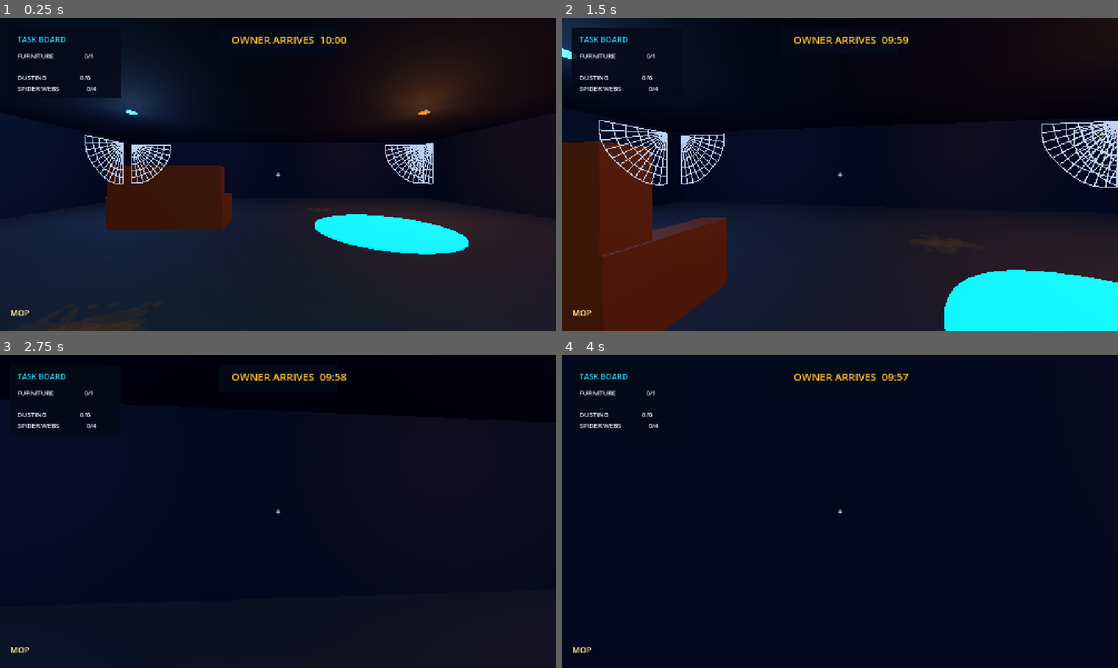
Above: before the commit, frames 1-4 (two rows, left to right).
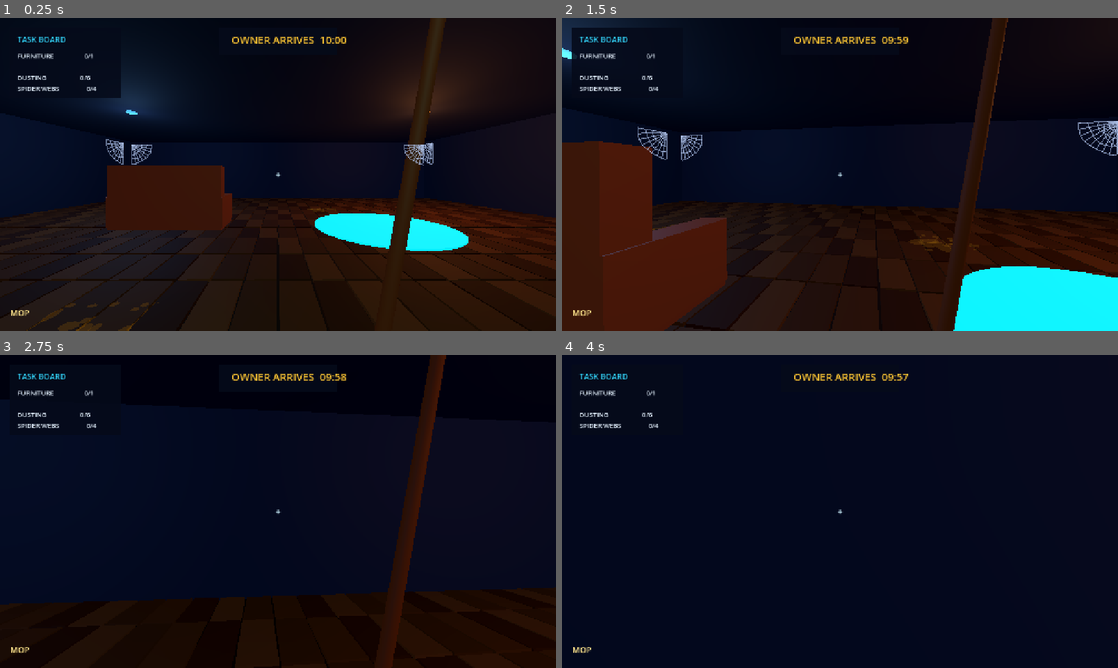
Above: after the commit, the same moments.

Repository: hisir-sys/buildathon-bdmi26-
Game: Godot game, scene res://scenes/main_room.tscn
Two runs of this game, one before a commit and one after it. Both use one fixed random seed, a clock stepped at 60 frames per second and the inputs below.
Inputs (mouse positions are in pixels of both pictures, inside the frame that each line leads up to):
- Up to frame 1 (0.25 s): no input
- Up to frame 2 (1.5 s): move the mouse to (867, 174) at 0.52 s; hold E (interact) 0.53-1.28 s; hold W (move_forward) from 0.53 s (still down); click (867, 174) at 0.67 s; move the mouse to (812, 174) at 1.27 s; tap E (interact) at 1.35 s
- Up to frame 3 (2.75 s): keep holding W (move_forward); move the mouse to (289, 505) at 2.02 s; hold E (interact) from 2.03 s (still down)
- Up to frame 4 (4 s): keep holding W (move_forward); move the mouse to (834, 517) at 2.77 s; release E (interact) at 2.78 s; tap E (interact) at 2.85 s; click (834, 517) at 2.92 s; move the mouse to (878, 514) at 3.52 s; hold E (interact) from 3.53 s (still down)

The runs differ from the first frame. In frame 1, 35% of the frame differs, in the area x 0-100%, y 0-100%; in frame 2, 28%; in frame 3, 25%; in frame 4, less than 0.1%.

Commit message:
tiles and spiderweb added

Diff:
--- a/project.godot
+++ b/project.godot
@@ -1,10 +1,5 @@
-; Engine configuration file.
-; It's best edited using the editor UI and not directly,
-; since the parameters that go here are not all obvious.
-;
-; Format:
-;   [section] ; section goes between []
-;   param=value ; assign values to parameters
+; The Cleaner - interaction milestone
+; Godot 4.7.2
 
 config_version=5
 
@@ -30,21 +25,25 @@
 "events": [Object(InputEventKey,"resource_local_to_scene":false,"resource_name":"","device":-1,"window_id":0,"alt_press …(192 unchanged characters)…
 ]
 }
+
 move_backward={
 "deadzone": 0.5,
 "events": [Object(InputEventKey,"resource_local_to_scene":false,"resource_name":"","device":-1,"window_id":0,"alt_press …(192 unchanged characters)…
 ]
 }
+
 move_left={
 "deadzone": 0.5,
 "events": [Object(InputEventKey,"resource_local_to_scene":false,"resource_name":"","device":-1,"window_id":0,"alt_press …(191 unchanged characters)…
 ]
 }
+
 move_right={
 "deadzone": 0.5,
 "events": [Object(InputEventKey,"resource_local_to_scene":false,"resource_name":"","device":-1,"window_id":0,"alt_press …(192 unchanged characters)…
 ]
 }
+
 interact={
 "deadzone": 0.5,
 "events": [Object(InputEventKey,"resource_local_to_scene":false,"resource_name":"","device":-1,"window_id":0,"alt_press …(192 unchanged characters)…
--- a/scenes/main_room.tscn
+++ b/scenes/main_room.tscn
@@ -7,6 +7,7 @@
 [ext_resource type="Script" path="res://scripts/game_manager.gd" id="5_game_manager"]
 [ext_resource type="Script" path="res://scripts/dust_spot.gd" id="6_dust_spot"]
 [ext_resource type="Script" path="res://scripts/spider_web.gd" id="7_spider_web"]
+[ext_resource type="Script" path="res://scripts/floor_tiles.gd" id="8_floor_tiles"]
 
 [sub_resource type="Environment" id="Environment_room"]
 background_mode = 1
@@ -27,8 +28,8 @@
 size = Vector3(20, 0.2, 20)
 
 [sub_resource type="StandardMaterial3D" id="Material_floor"]
-albedo_color = Color(0.2, 0.22, 0.27, 1)
-roughness = 0.88
+albedo_color = Color(0.12, 0.055, 0.025, 1)
+roughness = 0.9
 
 [sub_resource type="BoxMesh" id="BoxMesh_back_wall"]
 size = Vector3(20, 4, 0.2)
@@ -106,7 +107,7 @@
 size = Vector3(1.7, 0.025, 1.7)
 
 [sub_resource type="BoxShape3D" id="BoxShape3D_web"]
-size = Vector3(2.3, 2.3, 0.12)
+size = Vector3(1.4, 1.4, 0.06)
 
 [sub_resource type="StandardMaterial3D" id="Material_web"]
 albedo_color = Color(0.65, 0.8, 0.95, 0.45)
@@ -200,6 +201,7 @@
 script = ExtResource("5_game_manager")
 
 [node name="Floor" type="StaticBody3D" parent="."]
+script = ExtResource("8_floor_tiles")
 
 [node name="MeshInstance3D" type="MeshInstance3D" parent="Floor"]
 mesh = SubResource("BoxMesh_floor")
@@ -249,7 +251,7 @@
 shape = SubResource("BoxShape3D_ceiling")
 
 [node name="SofaPlacementZone" type="MeshInstance3D" parent="."]
-position = Vector3(3, 0.12, -2)
+position = Vector3(3, 0.18, -2)
 mesh = SubResource("CylinderMesh_zone")
 material_override = SubResource("Material_zone")
 
--- a/scenes/player.tscn
+++ b/scenes/player.tscn
@@ -6,6 +6,22 @@
 [sub_resource type="CapsuleShape3D" id="CapsuleShape3D_player"]
 radius = 0.35
 height = 1.8
+
+[sub_resource type="CylinderMesh" id="CylinderMesh_mop_handle"]
+top_radius = 0.035
+bottom_radius = 0.045
+height = 3.6
+radial_segments = 10
+
+[sub_resource type="SphereMesh" id="SphereMesh_mop_grip"]
+radius = 0.09
+height = 0.18
+radial_segments = 10
+rings = 6
+
+[sub_resource type="StandardMaterial3D" id="Material_mop"]
+albedo_color = Color(0.48, 0.19, 0.055, 1)
+roughness = 0.7
 
 [node name="Player" type="CharacterBody3D"]
 script = ExtResource("1_player_controller")
@@ -27,5 +43,18 @@
 enabled = true
 script = ExtResource("2_interaction_raycast")
 
+[node name="Mop" type="Node3D" parent="Head/Camera3D"]
+position = Vector3(0.72, -0.15, -1.15)
+rotation_degrees = Vector3(0, 0, -10)
+
+[node name="Handle" type="MeshInstance3D" parent="Head/Camera3D/Mop"]
+mesh = SubResource("CylinderMesh_mop_handle")
+material_override = SubResource("Material_mop")
+
+[node name="Grip" type="MeshInstance3D" parent="Head/Camera3D/Mop"]
+position = Vector3(0, 1.76, 0)
+mesh = SubResource("SphereMesh_mop_grip")
+material_override = SubResource("Material_mop")
+
 [node name="HoldPoint" type="Node3D" parent="Head/Camera3D" groups=["hold_point"]]
 position = Vector3(0, -0.65, -2.5)
--- a/scripts/dust_spot.gd
+++ b/scripts/dust_spot.gd
@@ -53,7 +53,7 @@
 
 	var dust_material := StandardMaterial3D.new()
 	dust_material.transparency = BaseMaterial3D.TRANSPARENCY_ALPHA
-	dust_material.albedo_color = Color(0.28, 0.19, 0.12, 0.3)
+	dust_material.albedo_color = Color(0.48, 0.3, 0.055, 0.34)
 	dust_material.roughness = 1.0
 	dust_material.shading_mode = BaseMaterial3D.SHADING_MODE_UNSHADED
 
--- /dev/null
+++ b/scripts/floor_tiles.gd
@@ -0,0 +1,42 @@
+extends StaticBody3D
+
+const TILE_COLUMNS := 40
+const TILE_ROWS := 20
+const TILE_WIDTH := 0.47
+const TILE_DEPTH := 0.96
+const COLUMN_STEP := 0.5
+const ROW_STEP := 1.0
+
+
+func _ready() -> void:
+	var base_floor := get_node_or_null("MeshInstance3D") as MeshInstance3D
+	if base_floor == null:
+		return
+
+	var tile_mesh := BoxMesh.new()
+	tile_mesh.size = Vector3(TILE_WIDTH, 0.045, TILE_DEPTH)
+
+	var wood_materials: Array[StandardMaterial3D] = []
+	for color in [
+		Color(0.3, 0.14, 0.045, 1),
+		Color(0.4, 0.2, 0.07, 1),
+		Color(0.24, 0.095, 0.028, 1),
+		Color(0.34, 0.16, 0.05, 1)
+	]:
+		var material := StandardMaterial3D.new()
+		material.albedo_color = color
+		material.roughness = 0.82
+		wood_materials.append(material)
+
+	for x in range(TILE_COLUMNS):
+		for z in range(TILE_ROWS):
+			var tile := MeshInstance3D.new()
+			tile.mesh = tile_mesh
+			tile.material_override = wood_materials[(x * 3 + z * 5) % wood_materials.size()]
+			tile.position = Vector3(
+				-9.75 + x * COLUMN_STEP,
+				0.125,
+				-9.5 + z * ROW_STEP
+			)
+			tile.rotation.y = deg_to_rad(((x + z) % 2) * 0.7)
+			add_child(tile)
--- a/scripts/main_room.gd
+++ b/scripts/main_room.gd
@@ -8,6 +8,10 @@
 var dust_cleaned: int = 0
 var webs_cleared: int = 0
 var furniture_placed: int = 0
+var ambience_time: float = 0.0
+var ceiling_lights: Array[OmniLight3D] = []
+var light_bulbs: Array[MeshInstance3D] = []
+var light_base_energy: Array[float] = [1.8, 1.65, 1.3]
 
 
 func _ready() -> void:
@@ -24,7 +28,24 @@
 	for spider_web in get_tree().get_nodes_in_group("spider_web"):
 		spider_web.cleared.connect(_on_web_cleared)
 
+	ceiling_lights = [$CeilingLightLeft, $CeilingLightRight, $CeilingLightBack]
+	light_bulbs = [$BlueBulb, $AmberBulb, $GreenBulb]
 	hud.set_task_counts(dust_cleaned, webs_cleared, furniture_placed)
+
+
+func _process(delta: float) -> void:
+	ambience_time += delta
+	for index in range(ceiling_lights.size()):
+		var pulse := 0.62 + 0.38 * (0.5 + 0.5 * sin(ambience_time * (1.15 + index * 0.16) + index * 2.0))
+		var glitch_wave := sin(ambience_time * (3.3 + index * 0.45) + index * 1.7)
+		var glitch := 0.38 if glitch_wave > 0.94 else 1.0
+		var energy := light_base_energy[index] * pulse * glitch
+		ceiling_lights[index].light_energy = energy
+
+		var bulb_material := light_bulbs[index].material_override as StandardMaterial3D
+		if bulb_material != null:
+			bulb_material.emission_energy_multiplier = 2.5 * pulse * glitch
+		light_bulbs[index].visible = energy > light_base_energy[index] * 0.3
 
 
 func _on_dust_cleaned() -> void:
--- a/scripts/spider_web.gd
+++ b/scripts/spider_web.gd
@@ -53,10 +53,10 @@
 func _create_corner_web() -> void:
 	var web_material := StandardMaterial3D.new()
 	web_material.transparency = BaseMaterial3D.TRANSPARENCY_ALPHA
-	web_material.albedo_color = Color(0.78, 0.86, 1.0, 0.86)
+	web_material.albedo_color = Color(0.7, 0.78, 0.94, 0.56)
 	web_material.emission_enabled = true
-	web_material.emission = Color(0.18, 0.28, 0.5, 1)
-	web_material.emission_energy_multiplier = 1.2
+	web_material.emission = Color(0.12, 0.2, 0.38, 1)
+	web_material.emission_energy_multiplier = 0.65
 	web_material.shading_mode = BaseMaterial3D.SHADING_MODE_UNSHADED
 	web_material.no_depth_test = true
 	thread_material = web_material
@@ -64,15 +64,15 @@
 	var web_mesh := ImmediateMesh.new()
 	web_mesh.surface_begin(Mesh.PRIMITIVE_LINES, web_material)
 
-	var radius := 2.6
-	var spoke_count := 12
+	var radius := 1.3
+	var spoke_count := 9
 	for spoke in range(spoke_count):
 		var angle := (PI * 0.5) * float(spoke) / float(spoke_count - 1)
 		var endpoint := Vector3(cos(angle) * radius, -sin(angle) * radius, 0.0)
 		_add_line(web_mesh, Vector3.ZERO, endpoint)
 
-	for ring_index in range(1, 7):
-		var ring_radius := radius * float(ring_index) / 6.0
+	for ring_index in range(1, 5):
+		var ring_radius := radius * float(ring_index) / 4.0
 		for segment in range(spoke_count - 1):
 			var angle_a := (PI * 0.5) * float(segment) / float(spoke_count - 1)
 			var angle_b := (PI * 0.5) * float(segment + 1) / float(spoke_count - 1)
@@ -97,8 +97,8 @@
 	var direction := end - start
 	var thread := MeshInstance3D.new()
 	var thread_mesh := CylinderMesh.new()
-	thread_mesh.top_radius = 0.018
-	thread_mesh.bottom_radius = 0.018
+	thread_mesh.top_radius = 0.005
+	thread_mesh.bottom_radius = 0.005
 	thread_mesh.height = direction.length()
 	thread_mesh.radial_segments = 6
 	thread.mesh = thread_mesh
Not shown: 1 places in scenes/main_room.tscn that only renumber resources
Not shown: 1 places in scenes/player.tscn that only renumber resources
Not shown, changed: scripts/dust_spot.gd.uid
Not shown, added: scripts/floor_tiles.gd.uid
Not shown, changed: scripts/game_manager.gd.uid
Not shown, changed: scripts/hud.gd.uid
Not shown, changed: scripts/interaction_raycast.gd.uid
Not shown, changed: scripts/main_room.gd.uid
Not shown, changed: scripts/player_controller.gd.uid
Not shown, changed: scripts/sofa_interactable.gd.uid
Not shown, changed: scripts/spider_web.gd.uid
Not shown, changed: README.md
